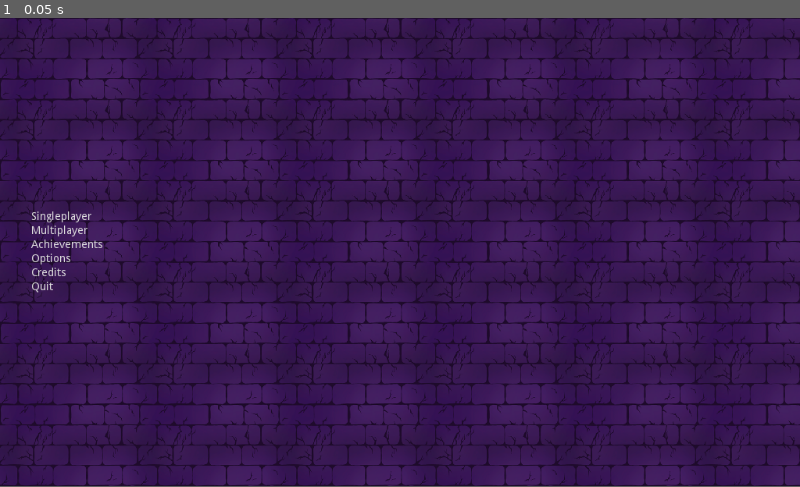
Above: before the commit, frame 1.
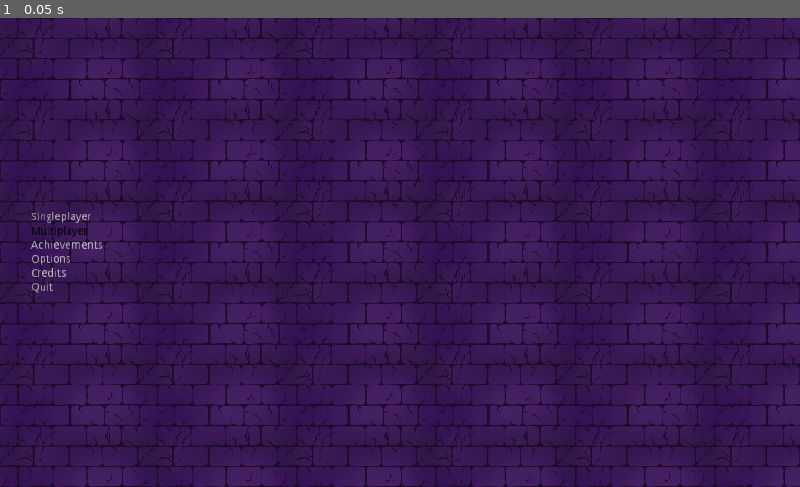
Above: after the commit, the same moment.

Repository: jneen/mini-jam-gold
Game: Godot game, scene res://src/scenes/menu/menu.tscn
The game is run twice, just before and just after one commit, with the same random seed, the same clock (stepped at 60 frames per second) and the same inputs.
Inputs:
- Up to frame 1 (0.05 s): no input
In our replay, the window is 800x468 before the commit and 800x469 after it. These sizes can differ from the game's own. Grey fills any space a smaller window leaves; there, only what the larger window draws over its background counts as a difference.

The runs differ from the first frame. In frame 1, 4.0% of the frame differs, in the area x 0-100%, y 0-100%.

Commit message:
update from tabrix

Diff:
--- a/project.godot
+++ b/project.godot
@@ -20,20 +20,28 @@
 GlobalAchievements="*res://src/singletons/globalachievements.gd"
 Clientserverswitcher="*res://src/server/clientserverswitcher.gd"
 Chat="*res://src/server/chat.gd"
+Hud="*res://src/scenes/game/HUD.tscn"
+
+[display]
+
+window/stretch/mode="2d"
 
 [input]
 
 walk_right={
 "deadzone": 0.5,
-"events": [  ]
+"events": [ Object(InputEventKey,"resource_local_to_scene":false,"resource_name":"","device":0,"alt":false,"shift":false,"control":false,"meta":false,"command":false,"pressed":false,"scancode":68,"unicode":0,"echo":false,"script":null)
+ ]
 }
 walk_left={
 "deadzone": 0.5,
-"events": [  ]
+"events": [ Object(InputEventKey,"resource_local_to_scene":false,"resource_name":"","device":0,"alt":false,"shift":false,"control":false,"meta":false,"command":false,"pressed":false,"scancode":81,"unicode":0,"echo":false,"script":null)
+ ]
 }
 jump={
 "deadzone": 0.5,
-"events": [  ]
+"events": [ Object(InputEventKey,"resource_local_to_scene":false,"resource_name":"","device":0,"alt":false,"shift":false,"control":false,"meta":false,"command":false,"pressed":false,"scancode":32,"unicode":0,"echo":false,"script":null)
+ ]
 }
 
 [physics]
@@ -42,4 +50,5 @@
 
 [rendering]
 
+2d/snapping/use_gpu_pixel_snap=true
 environment/default_environment="res://default_env.tres"
--- /dev/null
+++ b/src/scenes/game/HUD.tscn
@@ -0,0 +1,83 @@
+[gd_scene load_steps=4 format=2]
+
+[ext_resource path="res://assets/styles/button.png" type="Texture" id=1]
+[ext_resource path="res://assets/props/coin.png" type="Texture" id=2]
+[ext_resource path="res://assets/icons/heart.png" type="Texture" id=3]
+
+[node name="HUD" type="Control"]
+anchor_right = 1.0
+anchor_bottom = 1.0
+__meta__ = {
+"_edit_use_anchors_": true
+}
+
+[node name="FX" type="Control" parent="."]
+anchor_right = 1.0
+anchor_bottom = 1.0
+__meta__ = {
+"_edit_use_anchors_": true
+}
+
+[node name="UI" type="TextureRect" parent="."]
+modulate = Color( 1, 1, 1, 0.556863 )
+anchor_top = 1.0
+anchor_bottom = 1.0
+margin_left = 7.0
+margin_top = -98.611
+margin_right = 188.0
+margin_bottom = -16.6113
+rect_rotation = -5.0
+rect_pivot_offset = Vector2( 175.5, 74.5 )
+texture = ExtResource( 1 )
+expand = true
+__meta__ = {
+"_edit_use_anchors_": false
+}
+
+[node name="Coins" type="TextureRect" parent="UI"]
+margin_right = 82.0
+margin_bottom = 82.0
+texture = ExtResource( 2 )
+expand = true
+
+[node name="CoinsLabel" type="Label" parent="UI/Coins"]
+anchor_left = 0.5
+anchor_top = 0.5
+anchor_right = 0.5
+anchor_bottom = 0.5
+margin_left = -18.0
+margin_top = -5.0
+margin_right = 20.0
+margin_bottom = 9.0
+rect_rotation = -8.07197
+text = "0"
+align = 1
+autowrap = true
+clip_text = true
+__meta__ = {
+"_edit_use_anchors_": false
+}
+
+[node name="Heart" type="TextureRect" parent="UI"]
+margin_left = 74.0523
+margin_top = 23.5755
+margin_right = 110.052
+margin_bottom = 56.5755
+texture = ExtResource( 3 )
+expand = true
+__meta__ = {
+"_edit_use_anchors_": false
+}
+
+[node name="Label" type="Label" parent="UI/Heart"]
+anchor_left = 0.5
+anchor_top = 0.5
+anchor_right = 0.5
+anchor_bottom = 0.5
+margin_left = -20.0
+margin_top = -7.0
+margin_right = 20.0
+margin_bottom = 7.0
+text = "100%"
+align = 1
+valign = 1
--- a/src/scenes/game/game.tscn
+++ b/src/scenes/game/game.tscn
@@ -1,21 +1,69 @@
-[gd_scene load_steps=3 format=2]
+[gd_scene load_steps=8 format=2]
 
 [ext_resource path="res://src/scenes/game/player.tscn" type="PackedScene" id=1]
+[ext_resource path="res://assets/props/treasury.png" type="Texture" id=2]
+[ext_resource path="res://src/scenes/props/spikes.tscn" type="PackedScene" id=3]
+[ext_resource path="res://src/scenes/game/HUD.tscn" type="PackedScene" id=4]
+
+[sub_resource type="TileSet" id=3]
 
 [sub_resource type="RectangleShape2D" id=1]
-extents = Vector2( 674.043, 78.9944 )
+extents = Vector2( 2050, 78.9944 )
+
+[sub_resource type="RectangleShape2D" id=2]
+extents = Vector2( 78.994, 1202 )
 
 [node name="Game" type="Node2D"]
 
-[node name="Map" type="Node2D" parent="."]
+[node name="Room" type="Node2D" parent="."]
 
-[node name="StaticBody2D" type="StaticBody2D" parent="Map"]
+[node name="Map" type="Node2D" parent="Room"]
 
-[node name="CollisionShape2D" type="CollisionShape2D" parent="Map/StaticBody2D"]
-position = Vector2( 483.547, 482.438 )
+[node name="TileMap" type="TileMap" parent="Room/Map"]
+tile_set = SubResource( 3 )
+cell_size = Vector2( 128, 128 )
+cell_custom_transform = Transform2D( 0, 0, 0, 64, 0, 0 )
+format = 1
+
+[node name="treasury" type="Sprite" parent="Room/Map"]
+position = Vector2( 3586, 721 )
+texture = ExtResource( 2 )
+
+[node name="Spikes" parent="Room/Map" instance=ExtResource( 3 )]
+position = Vector2( 1894, 2503 )
+
+[node name="Players" type="Node2D" parent="."]
+position = Vector2( 2617.75, 1240 )
+
+[node name="Player" parent="Players" groups=[
+"Player",
+] instance=ExtResource( 1 )]
+position = Vector2( -389.204, 264.962 )
+
+[node name="Environnment" type="StaticBody2D" parent="."]
+position = Vector2( 1791, 1539.34 )
+
+[node name="CollisionShape2D" type="CollisionShape2D" parent="Environnment"]
+position = Vector2( 420.928, 1113.17 )
 shape = SubResource( 1 )
 
-[node name="Players" type="Node2D" parent="."]
+[node name="CollisionShape2D2" type="CollisionShape2D" parent="Environnment"]
+position = Vector2( 420.928, -1450.83 )
+shape = SubResource( 1 )
 
-[node name="Player" parent="Players" instance=ExtResource( 1 )]
-position = Vector2( 407.898, 35.6762 )
+[node name="CollisionShape2D3" type="CollisionShape2D" parent="Environnment"]
+position = Vector2( -1708.07, -167.833 )
+shape = SubResource( 2 )
+
+[node name="CollisionShape2D4" type="CollisionShape2D" parent="Environnment"]
+position = Vector2( 2549.93, -167.833 )
+shape = SubResource( 2 )
+
+[node name="Cam" type="Camera2D" parent="."]
+position = Vector2( 2211.5, 1371.85 )
+current = true
+zoom = Vector2( 4, 4 )
+
+[node name="CL" type="CanvasLayer" parent="Cam"]
+
+[node name="HUD" parent="Cam/CL" instance=ExtResource( 4 )]
--- a/src/scenes/game/player.gd
+++ b/src/scenes/game/player.gd
@@ -8,6 +8,17 @@
 
 export (float, 0, 1.0) var friction = 0.1
 export (float, 0, 1.0) var acceleration = 0.25
+
+var health : float = 100
+var coins : int = 0
+var invicible : bool = false
+
+func damage(value : float):
+	if $InvicibleTimer.is_stopped():
+		print("damaged")
+		invicible = true
+		health -= value
+		$InvicibleTimer.start()
 
 func get_input():
 	var dir = 0
@@ -27,3 +38,10 @@
 	if Input.is_action_just_pressed("jump"):
 		if is_on_floor():
 			velocity.y = jump_speed
+	Hud.get_node("UI/Coins/CoinsLabel").text = str(coins)
+	Hud.get_node("UI/Heart/Label").text = str(coins) + "%"
+
+
+func _on_InvicibleTimer_timeout():
+	$InvicibleTimer.stop()
+	invicible = false if invicible else invicible
--- a/src/scenes/game/player.tscn
+++ b/src/scenes/game/player.tscn
@@ -3,7 +3,7 @@
 [ext_resource path="res://src/scenes/game/player.gd" type="Script" id=1]
 
 [sub_resource type="RectangleShape2D" id=1]
-extents = Vector2( 64, 72 )
+extents = Vector2( 64, 128 )
 
 [node name="Player" type="KinematicBody2D"]
 script = ExtResource( 1 )
@@ -11,20 +11,7 @@
 [node name="PlayerCollision" type="CollisionShape2D" parent="."]
 shape = SubResource( 1 )
 
-[node name="CL" type="CanvasLayer" parent="."]
+[node name="InvicibleTimer" type="Timer" parent="."]
+wait_time = 2.0
 
-[node name="HUD" type="Control" parent="CL"]
-anchor_right = 1.0
-anchor_bottom = 1.0
-__meta__ = {
-"_edit_use_anchors_": true
-}
-
-[node name="FX" type="Control" parent="CL/HUD"]
-anchor_right = 1.0
-anchor_bottom = 1.0
-__meta__ = {
-"_edit_use_anchors_": true
-}
-
-[node name="Camera2D" type="Camera2D" parent="."]
+[connection signal="timeout" from="InvicibleTimer" to="." method="_on_InvicibleTimer_timeout"]
--- /dev/null
+++ b/src/scenes/menu/loadinglevel.tscn
@@ -0,0 +1,16 @@
+[gd_scene format=2]
+
+[node name="LoadingLevel" type="Control"]
+anchor_right = 1.0
+anchor_bottom = 1.0
+__meta__ = {
+"_edit_use_anchors_": false
+}
+
+[node name="ColorRect" type="ColorRect" parent="."]
+anchor_right = 1.0
+anchor_bottom = 1.0
+color = Color( 0.537255, 0.537255, 0.537255, 1 )
+__meta__ = {
+"_edit_use_anchors_": true
+}
--- a/src/scenes/menu/menu.gd
+++ b/src/scenes/menu/menu.gd
@@ -5,7 +5,7 @@
 onready var CreditsPanel = $CreditsPanel
 
 func _on_Singleplayer_pressed():
-	pass
+	get_tree().change_scene_to(preload("res://src/scenes/menu/loadinglevel.tscn"))
 
 func _on_Multiplayer_pressed():
 # warning-ignore:return_value_discarded
--- a/src/scenes/menu/menu.tscn
+++ b/src/scenes/menu/menu.tscn
@@ -71,6 +71,7 @@
 margin_right = 92.0
 margin_bottom = 141.0
 focus_mode = 2
+disabled = true
 text = "Multiplayer"
 underline = 1
 
--- /dev/null
+++ b/src/scenes/props/spikes.gd
@@ -0,0 +1,18 @@
+extends StaticBody2D
+
+func _ready():
+	pass
+
+func _process(delta):
+	pass
+
+
+func _on_Area2D_body_entered(body):
+	if $SpikeCooldown.is_stopped() and body.is_in_group("Player"):
+		body.damage(25)
+		$ASP.play()
+		$SpikeCooldown.start()
+
+
+func _on_SpikeCooldown_timeout():
+	$SpikeCooldown.stop()
--- /dev/null
+++ b/src/scenes/props/spikes.tscn
@@ -0,0 +1,37 @@
+[gd_scene load_steps=6 format=2]
+
+[ext_resource path="res://assets/props/spikes.png" type="Texture" id=1]
+[ext_resource path="res://src/scenes/props/spikes.gd" type="Script" id=2]
+[ext_resource path="res://assets/sounds/land.mp3" type="AudioStream" id=3]
+
+[sub_resource type="RectangleShape2D" id=1]
+extents = Vector2( 64, 74.2151 )
+
+[sub_resource type="RectangleShape2D" id=2]
+extents = Vector2( 64, 61.1539 )
+
+[node name="Spikes" type="StaticBody2D"]
+script = ExtResource( 2 )
+
+[node name="CollisionShape2D" type="CollisionShape2D" parent="."]
+position = Vector2( 0, -8.97968 )
+shape = SubResource( 1 )
+
+[node name="spikes" type="Sprite" parent="."]
+position = Vector2( 0.937759, -22.1346 )
+texture = ExtResource( 1 )
+
+[node name="Area2D" type="Area2D" parent="."]
+
+[node name="CollisionShape2D" type="CollisionShape2D" parent="Area2D"]
+position = Vector2( 0, -46.3974 )
+shape = SubResource( 2 )
+
+[node name="SpikeCooldown" type="Timer" parent="."]
+wait_time = 0.5
+
+[node name="ASP" type="AudioStreamPlayer" parent="."]
+stream = ExtResource( 3 )
+
+[connection signal="body_entered" from="Area2D" to="." method="_on_Area2D_body_entered"]
+[connection signal="timeout" from="SpikeCooldown" to="." method="_on_SpikeCooldown_timeout"]
--- a/src/server/client.gd
+++ b/src/server/client.gd
@@ -1,6 +1,6 @@
 extends Node
 
-var player_information : Dictionary = {}
+var player_information : Dictionary = {"name" : "Test?"}
 var players : Dictionary = {}
 var selfPlayerNode
 
Binary file added: assets/icons/heart.png
Not shown, added: assets/icons/heart.png.import
Binary file added: assets/props/coin.png
Not shown, added: assets/props/coin.png.import
Binary file added: assets/props/spikes.png
Not shown, added: assets/props/spikes.png.import
Binary file added: assets/props/treasury.png
Not shown, added: assets/props/treasury.png.import
Not shown, added: assets/sounds/land.mp3.import
Not shown, added: assets/sounds/land.mp3
